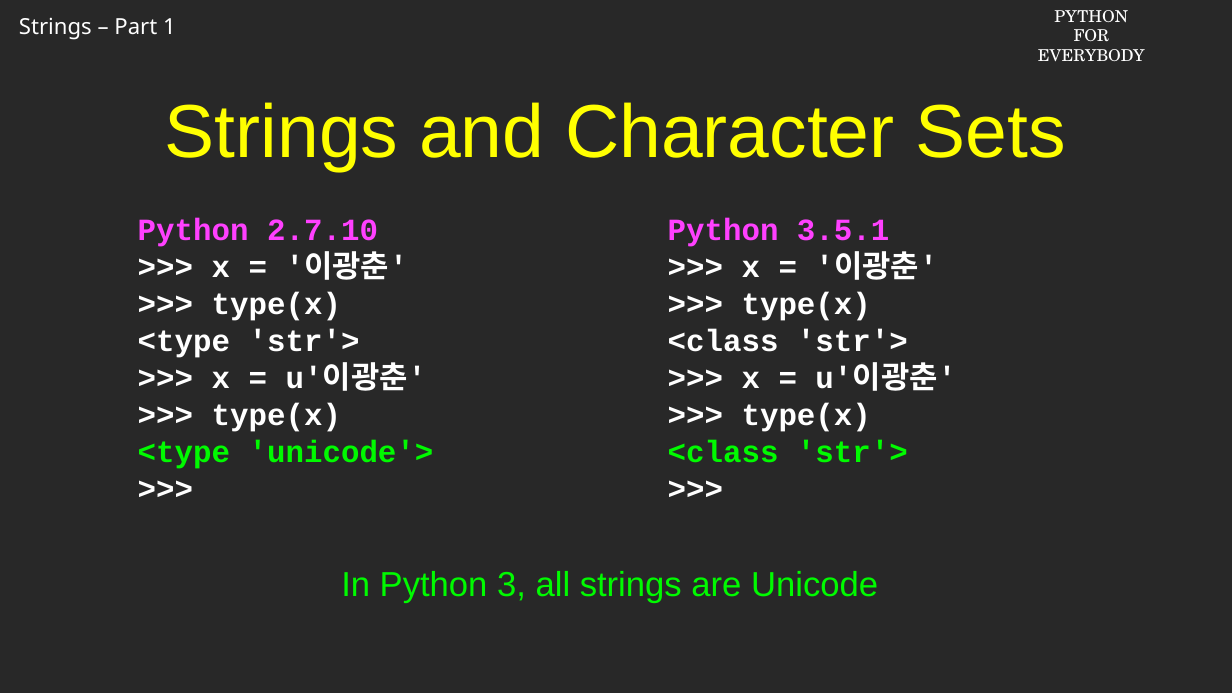
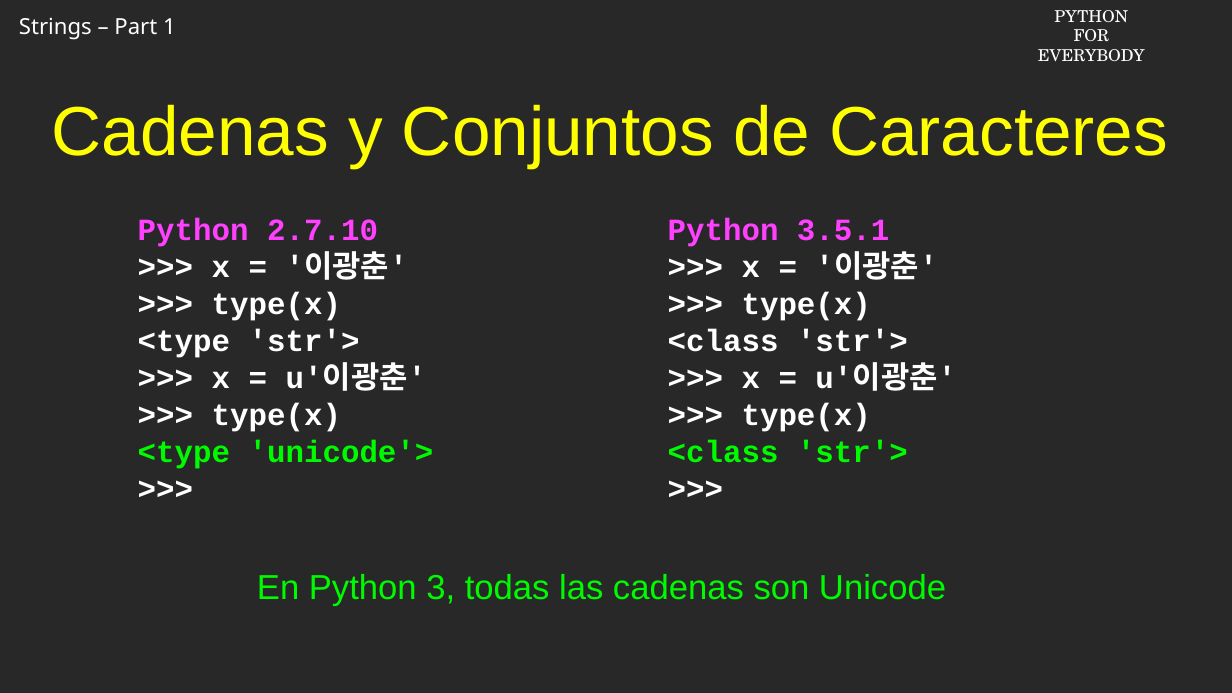
Before and after one commit to csev/py4e, a slide deck: slide 14 of ai/6.2.pptx. Drawn at 1232x693 pixels with LibreOffice and Linux fonts; fonts in the diff are those of the drawing; background and template pictures are left out. Boxes give left, top, right and bottom in pixels: in the first picture for what was removed or moved away, otherwise in the second. Text is boxed around its words. In the diff, an @@ line names an element or a change of style, - is before the commit and + after.

```diff
--- a/ai/6.2.pptx
+++ b/ai/6.2.pptx
@@ title at (52,104,1168,168): text changed; size 78 to 72 pt @@
-Strings and Character Sets
+Cadenas y Conjuntos de Caracteres
@@ text at (257,574,946,606): text changed @@
-In Python 3, all strings are Unicode
+En Python 3, todas las cadenas son Unicode
```
Also in this commit, not shown: 13 other slides changed, 1 slide added, 1 slide removed.
